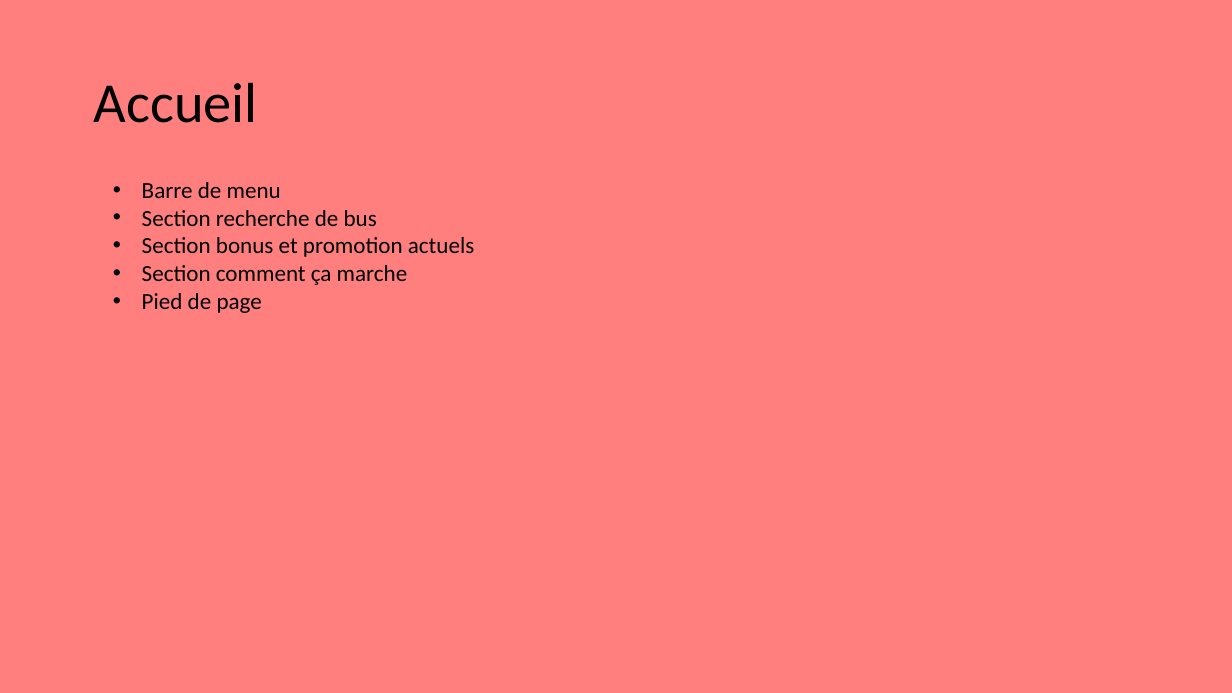
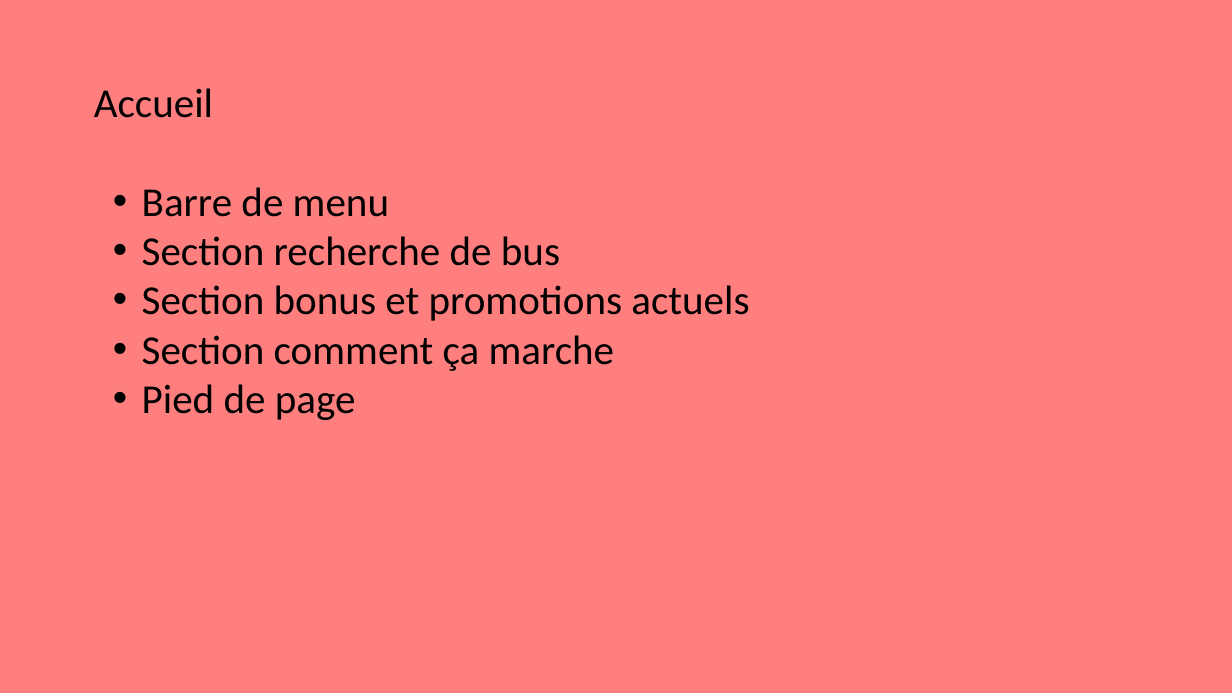
Before and after one commit to Traore-Yao/flash-go-Docs-repo-, a slide deck: slide 2 of plan du site.pptx. Drawn at 1232x693 pixels with LibreOffice and Linux fonts; fonts in the diff are those of the drawing. Boxes give left, top, right and bottom in pixels: in the first picture for what was removed or moved away, otherwise in the second. Text is boxed around its words. In the diff, an @@ line names an element or a change of style, - is before the commit and + after.

```diff
--- a/plan du site.pptx
+++ b/plan du site.pptx
@@ title "Accueil" at [94,88,213,118]: size 44 to 32 pt @@
@@ text at [142,187,615,420]: size 18 to 32 pt in "Barre de menu", "Section recherche de bus", "Section comment ça marche", "Pied de page" @@
@@ text at [142,285,749,321]: text changed; size 18 to 32 pt @@
-• Section bonus et promotion actuels
+• Section bonus et promotions actuels
```
Also in this commit, not shown: 11 other slides changed.
